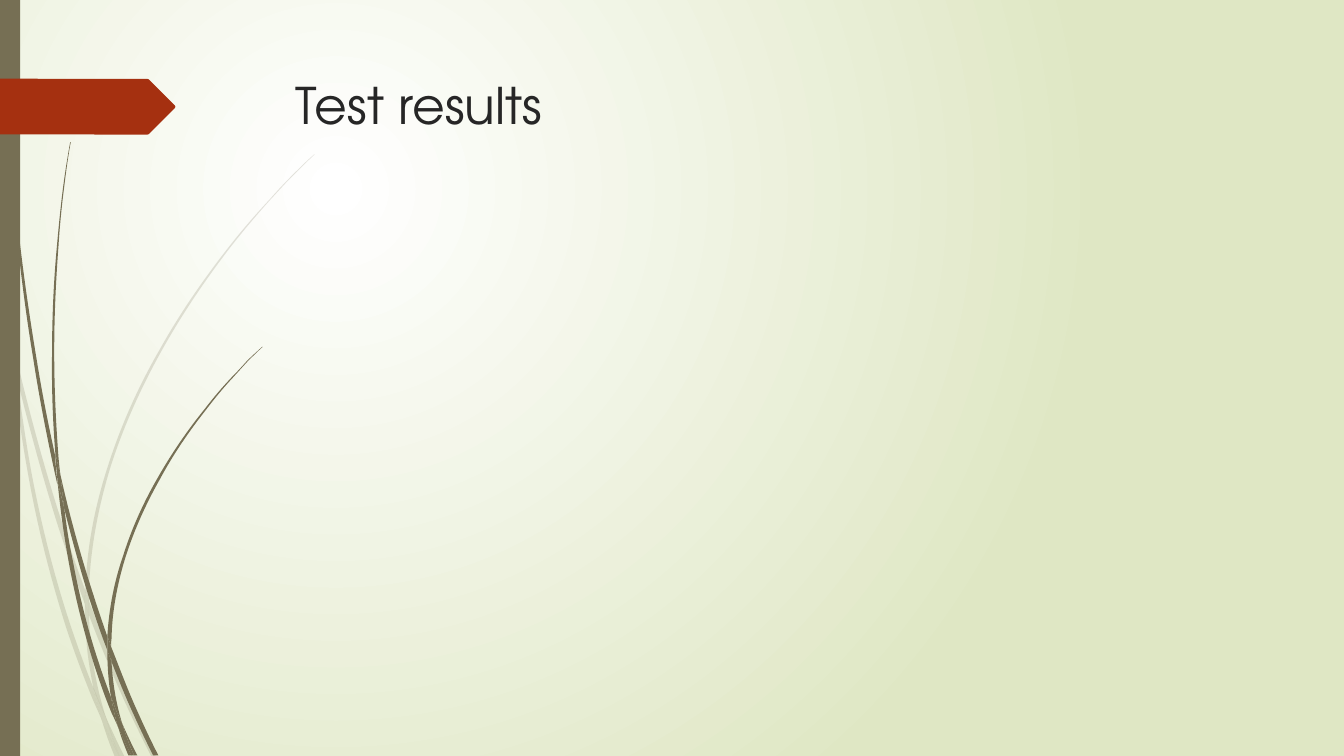
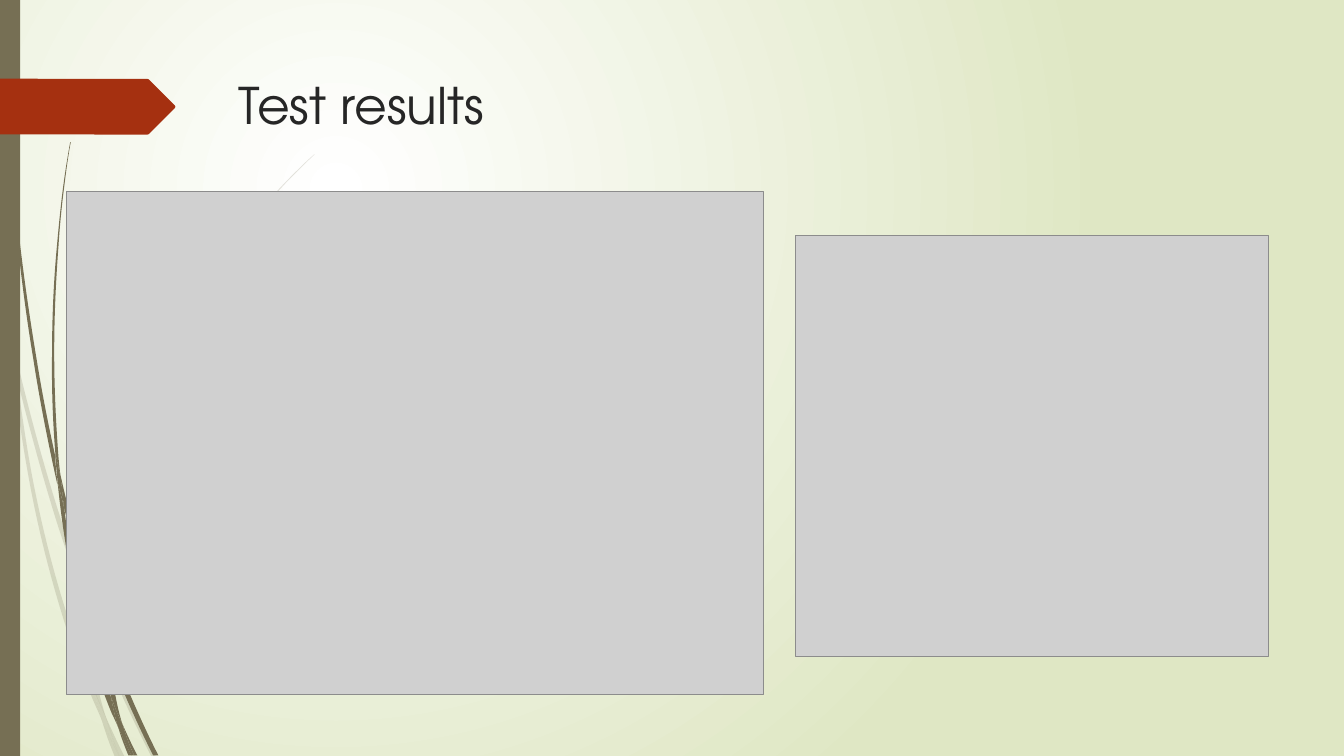
Before and after one commit to LeoLiu1209/STV_Sealnote, a slide deck: slide 10 of document/Final.pptx. Drawn at 1344x756 pixels with LibreOffice and Linux fonts; fonts in the diff are those of the drawing; grey boxes stand for pictures. Boxes give left, top, right and bottom in pixels: in the first picture for what was removed or moved away, otherwise in the second. Text is boxed around its words. In the diff, an @@ line names an element or a change of style, - is before the commit and + after.

```diff
--- a/document/Final.pptx
+++ b/document/Final.pptx
@@ title "Test results" moved from (x1=296, y1=86, x2=542, y2=125) to (x1=238, y1=86, x2=484, y2=125) @@
@@ picture added at (x1=67, y1=192, x2=764, y2=695) @@
@@ picture added at (x1=796, y1=235, x2=1268, y2=656) @@
@@ freeform shape removed at (x1=107, y1=347, x2=262, y2=646) @@
@@ freeform shape removed at (x1=85, y1=591, x2=89, y2=615) @@
@@ freeform shape removed at (x1=107, y1=636, x2=111, y2=661) @@
```
Also in this commit, not shown: 7 other slides changed, 1 other file.
